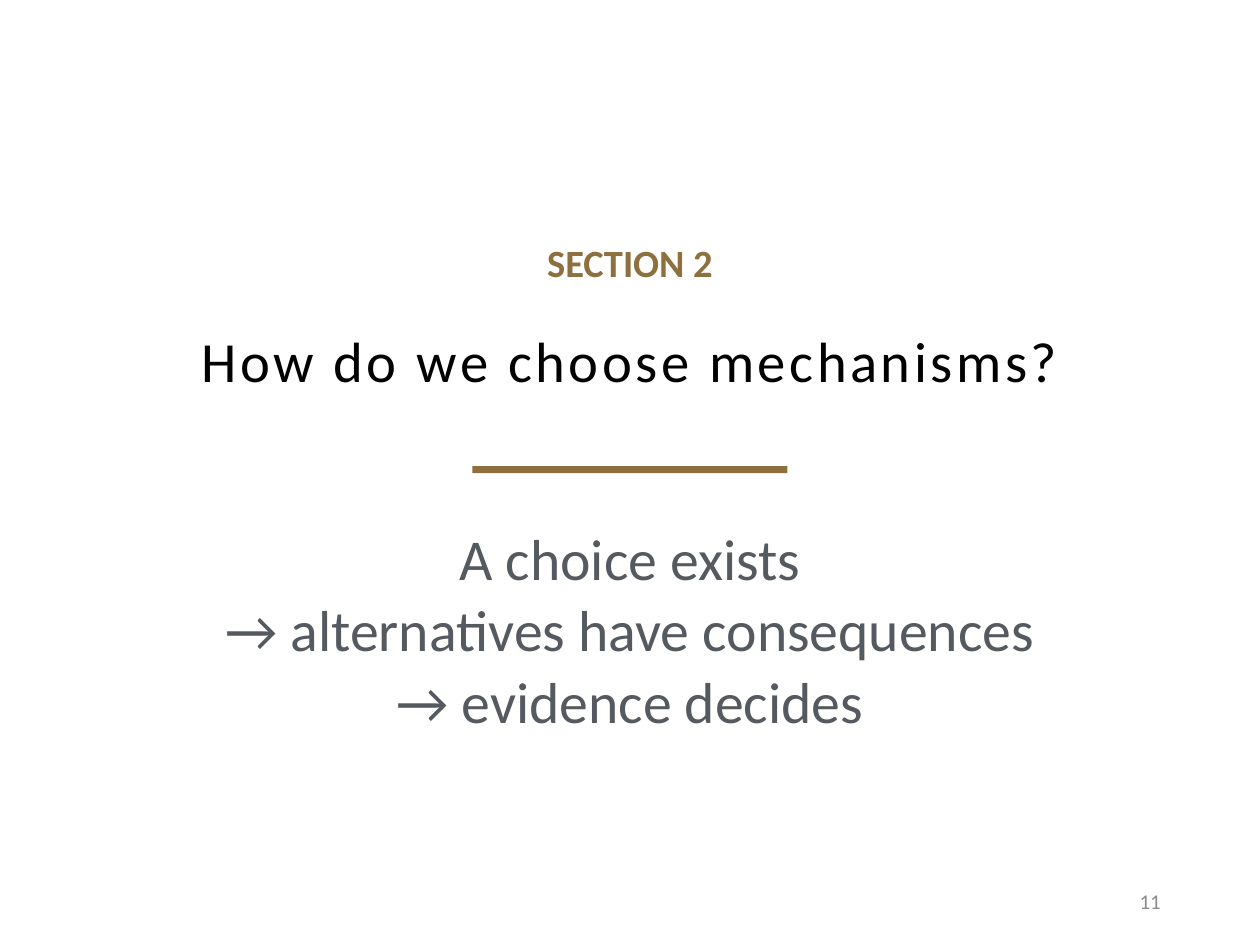
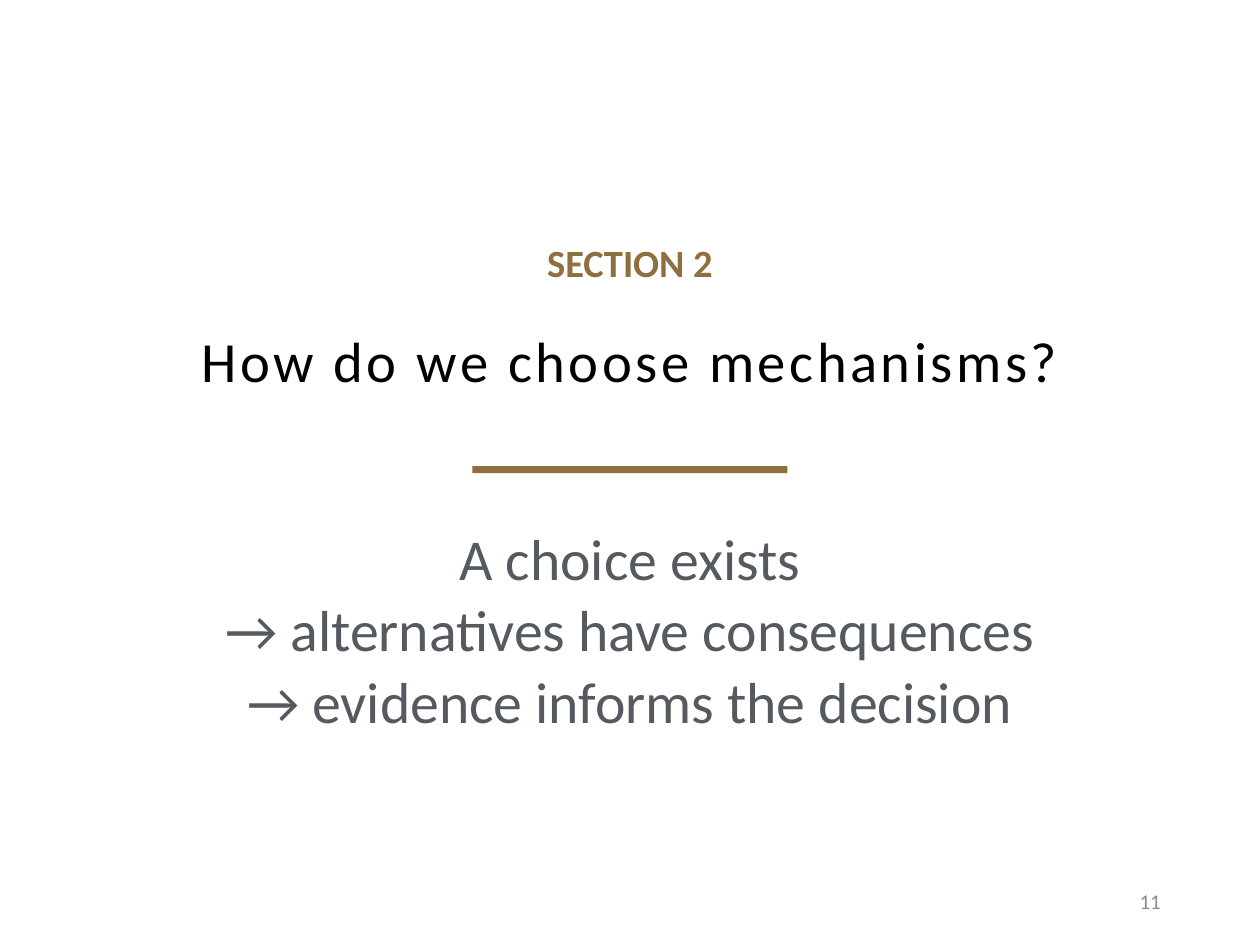
Before and after one commit to davisjam/model-based-agentic-software-engineering, a slide deck: slide 11 of course/lectures/act-1-foundations/07-design/1-7-Design.pptx. Drawn at 1260x945 pixels with LibreOffice and Linux fonts; fonts in the diff are those of the drawing; background and template pictures are left out. Boxes give left, top, right and bottom in pixels: in the first picture for what was removed or moved away, otherwise in the second. Text is boxed around its words. In the diff, an @@ line names an element or a change of style, - is before the commit and + after.

```diff
--- a/course/lectures/act-1-foundations/07-design/1-7-Design.pptx
+++ b/course/lectures/act-1-foundations/07-design/1-7-Design.pptx
@@ text at (312,683,1012,724): text changed @@
-→ evidence decides
+→ evidence informs the decision
```
Also in this commit, not shown: 2 other slides changed, 1 slide added, 1 slide removed.
